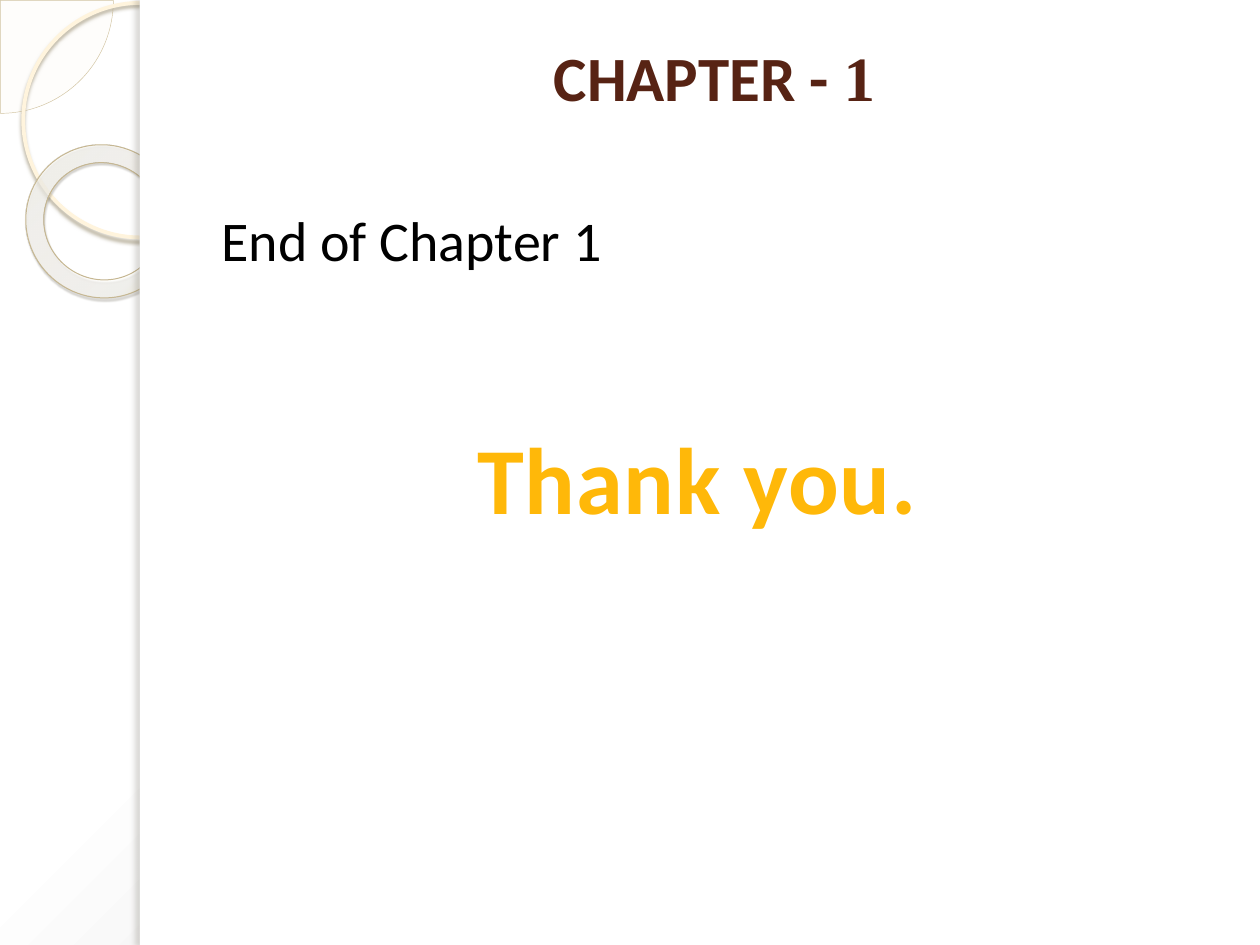
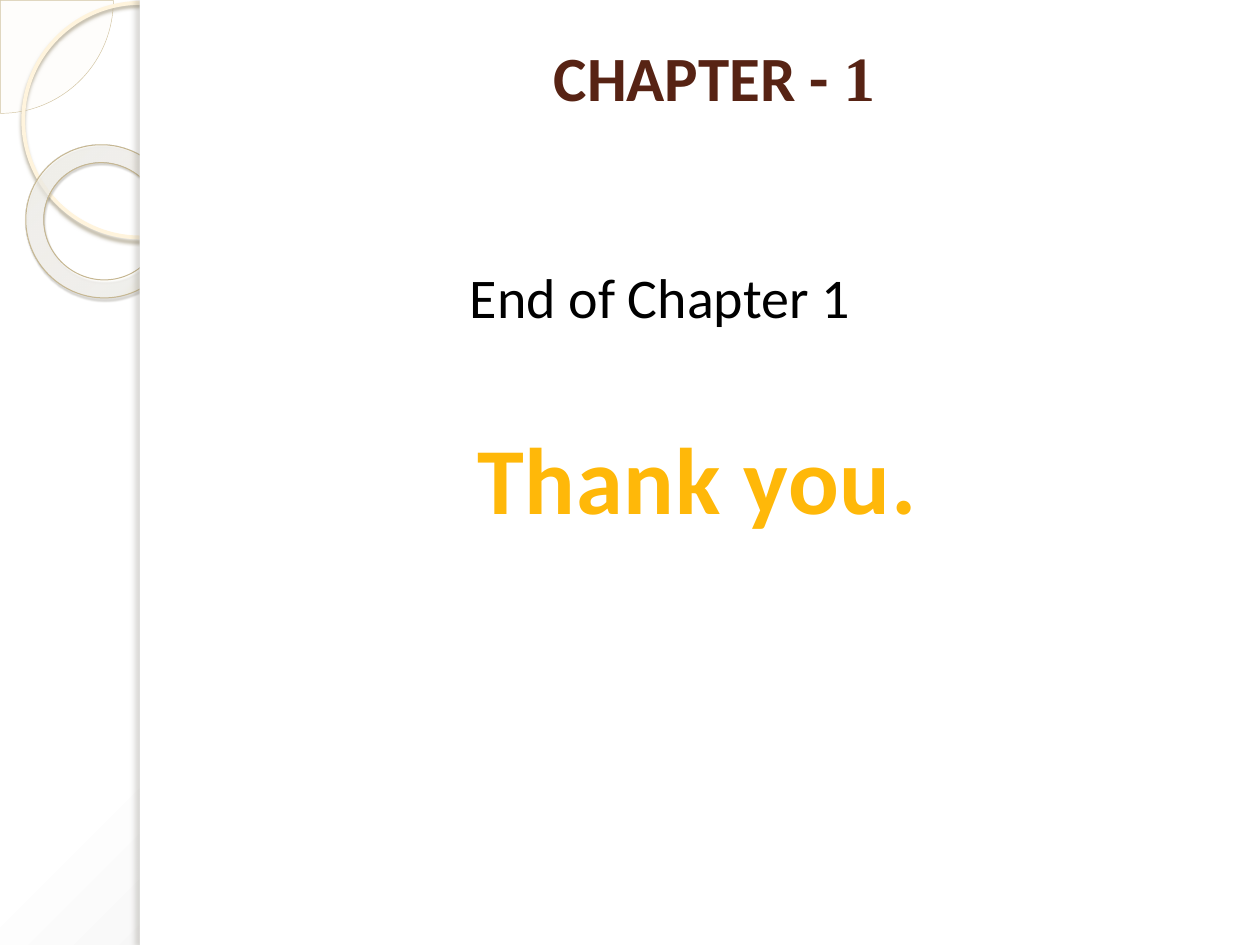
Before and after one commit to pankajgautam307/notes_2026, a slide deck: slide 53 of BOM/Presentation Ch-1.pptx (slide 43 before the commit). Drawn at 1260x945 pixels with LibreOffice and Linux fonts; fonts in the diff are those of the drawing. Boxes give left, top, right and bottom in pixels: in the first picture for what was removed or moved away, otherwise in the second. Text is boxed around its words. In the diff, an @@ line names an element or a change of style, - is before the commit and + after.

```diff
--- a/BOM/Presentation Ch-1.pptx
+++ b/BOM/Presentation Ch-1.pptx
@@ text "End of Chapter 1": place and size @@
-text "End of Chapter 1" at bbox=[222, 222, 601, 270]
+text "End of Chapter 1" at bbox=[470, 279, 849, 327]
@@ text "End of Chapter 1" at bbox=[470, 279, 849, 327]: alignment left to centre @@
```
Also in this commit, not shown: 11 other slides changed, 10 slides added, 2 other files.
